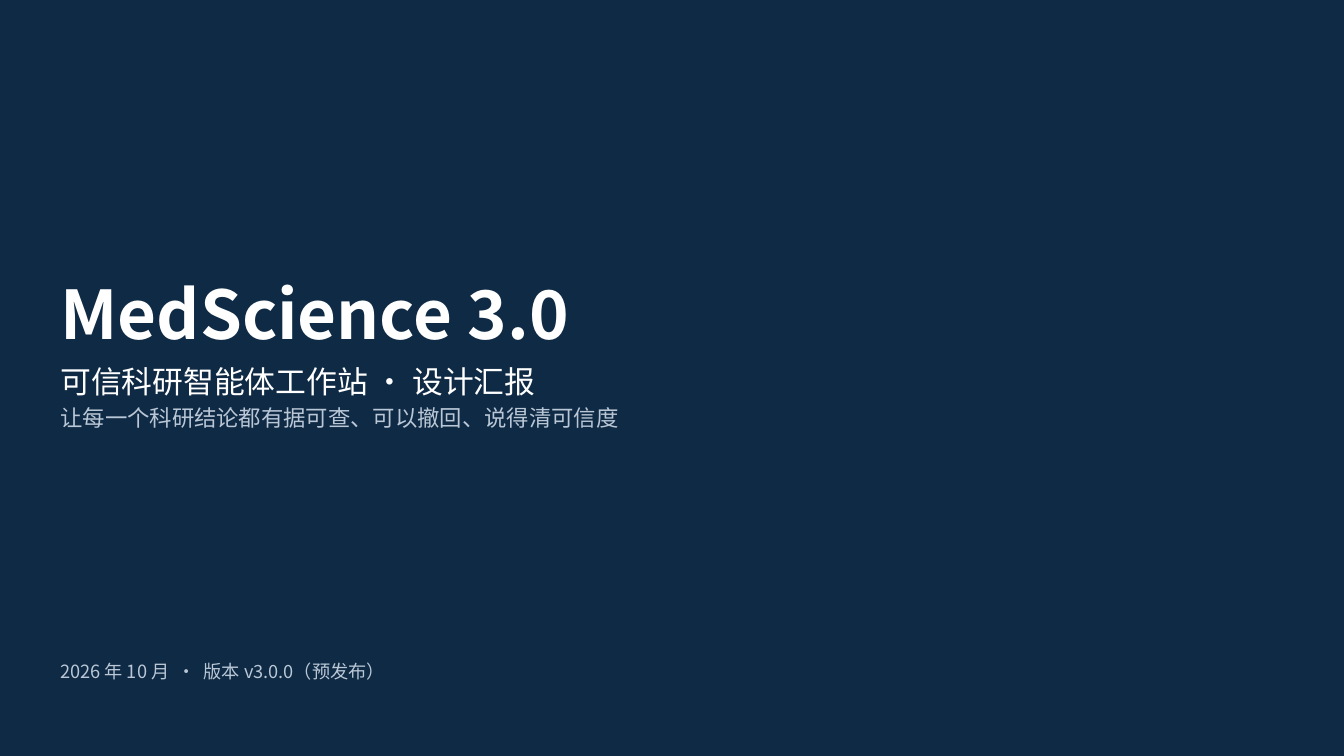
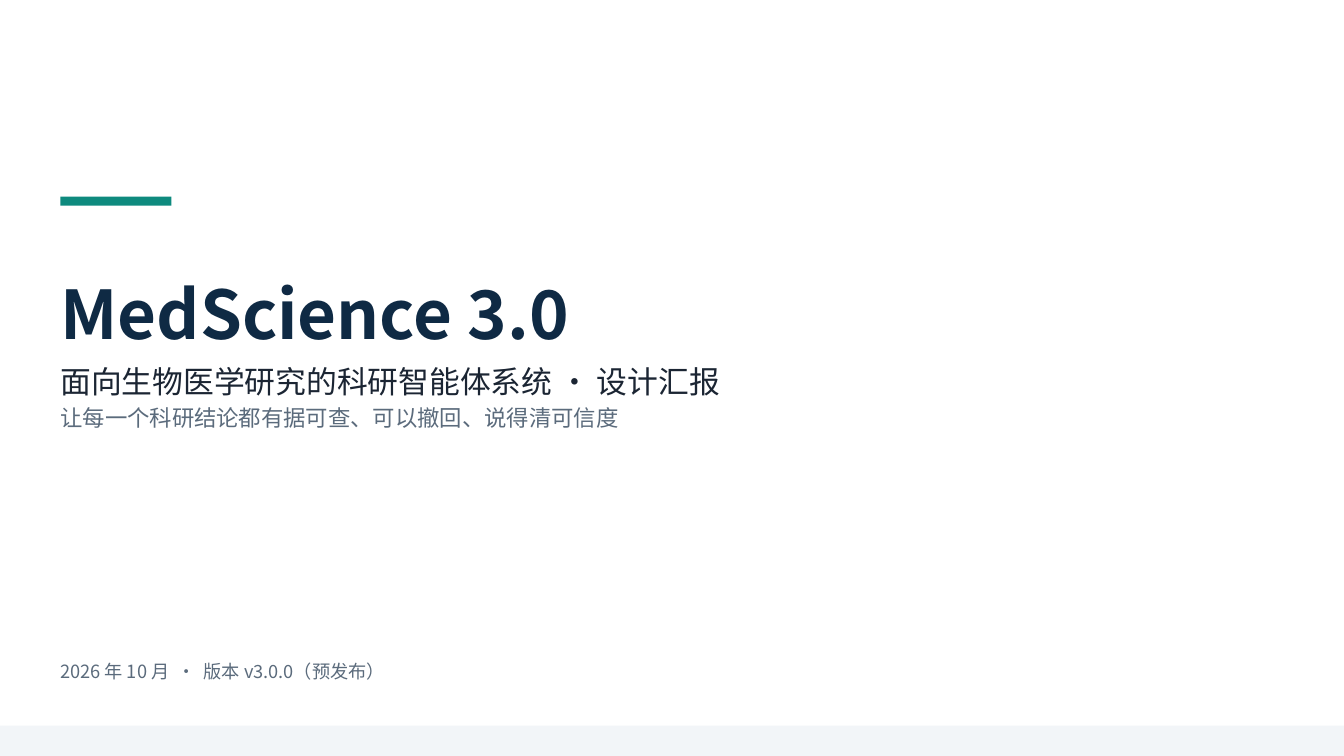
Before and after one commit to BenjaminDuo/MedScience, a slide deck: slide 1 of docs/presentation/MedScience-3.0-设计汇报.pptx. Drawn at 1344x756 pixels with LibreOffice and Linux fonts; fonts in the diff are those of the drawing. Boxes give left, top, right and bottom in pixels: in the first picture for what was removed or moved away, otherwise in the second. Text is boxed around its words. In the diff, an @@ line names an element or a change of style, - is before the commit and + after.

```diff
--- a/docs/presentation/MedScience-3.0-设计汇报.pptx
+++ b/docs/presentation/MedScience-3.0-设计汇报.pptx
@@ background #0F2A44 to #FFFFFF @@
@@ rectangle added at box(60, 197, 171, 206), fill #0E8A7E @@
@@ title "MedScience 3.0" at box(60, 284, 569, 340): text colour #FFFFFF to #0F2A44 @@
@@ text at box(60, 367, 720, 396): text changed; text colour #FFFFFF to #1B2533 @@
-可信科研智能体工作站 · 设计汇报
+面向生物医学研究的科研智能体系统 · 设计汇报
@@ text at box(60, 407, 618, 428): text colour #B9C7D6 to #5B6B7C in "让每一个科研结论都有据可查、可以撤回、说得清可信度" @@
@@ text "2026 年 10 月 · ..." at box(60, 662, 385, 680): text colour #B9C7D6 to #5B6B7C @@
@@ rectangle added at box(0, 726, 1344, 756), fill #F2F5F8 @@
```
Also in this commit, not shown: 6 other slides changed, 3 other files.
